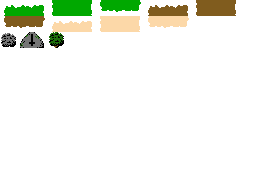
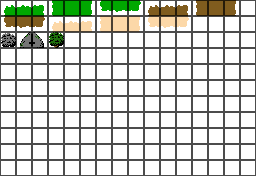
Comparing the layer stacks of the two 256px x 176px images. Changes:
showed "grid" over [0, 0, 256, 176]
